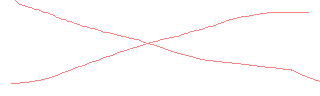
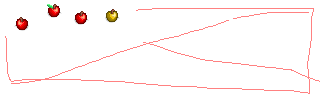
Layer changes from the first 320 × 96 image to the second:
added layer "goldenApple" above "apple3" over [5,0,314,94]
added layer "apple3" above "apfel2" over [5,0,314,94]
added layer "apfel2" above "apfel" over [5,0,192,87]
added layer "apfel" above "platzhalter" over [5,0,128,83]
renamed "Paint Layer 1" to "platzhalter", painted on it over [5,0,314,94]
